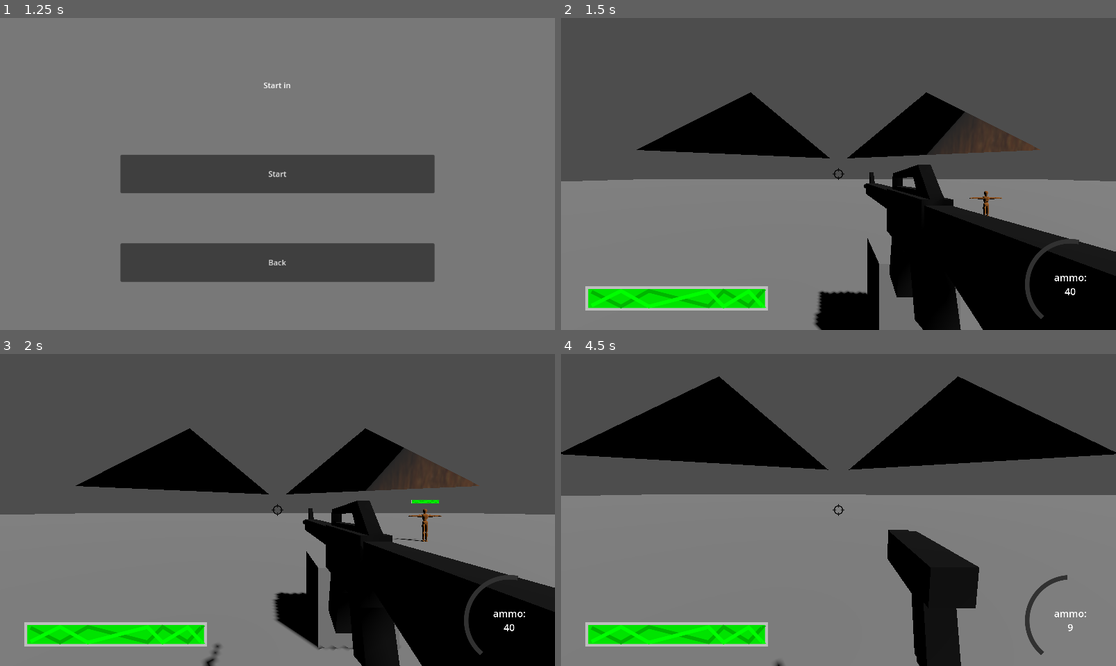
Above: before the commit, frames 1-4 (two rows, left to right).
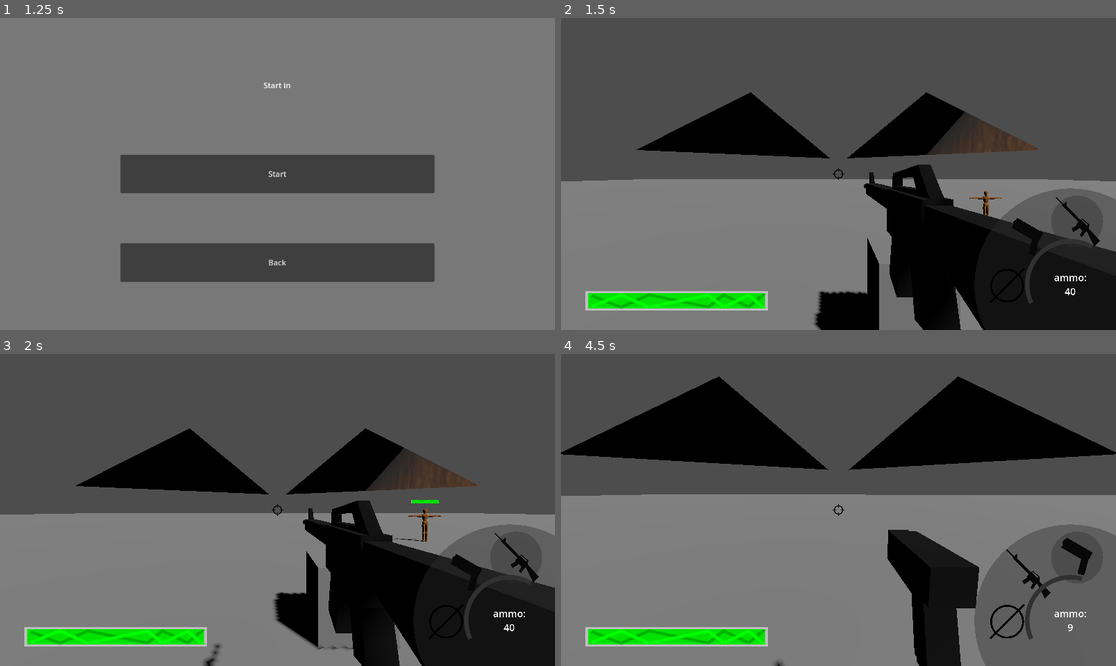
Above: after the commit, the same moments.

Repository: KellyBringino/FirstPersonShooterTest
Game: Godot game, scene res://UI/MainMenu.tscn
Two runs of this game, one before a commit and one after it. Both use one fixed random seed, a clock stepped at 60 frames per second and the inputs below.
Inputs (mouse positions are in pixels of both pictures, inside the frame that each line leads up to):
- Up to frame 1 (1.25 s): click "Start" at 0.5 s
- Up to frame 2 (1.5 s): click "Start" at 1.25 s
- Up to frame 3 (2 s): no input
- Up to frame 4 (4.5 s): tap Enter at 2 s; move the mouse to (866, 510) at 2.02 s; press the mouse at (866, 510) at 2.03 s; hold W (forward) from 2.03 s (still down); tap Space (jump) at 2.27, 3.02, 3.5 s; move the mouse to (810, 510) at 2.77 s; release the mouse at (810, 510) at 2.78 s; tap Shift (sprint) at 2.85 s; move the mouse to (849, 503) at 3.52 s; hold F (weapon_swap) 3.53-4.28 s; move the mouse to (832, 516) at 4.27 s; click (832, 516) at 4.35 s

Frame 1 is identical in both runs. In frame 2, 4.2% of the frame differs, in the area x 4-100%, y 54-97%; in frame 3, 4.2%; in frame 4, 11%, in the area x 4-100%, y 54-100%.

Commit message:
added gun visual to HUD

Diff:
--- a/Global/Game.gd
+++ b/Global/Game.gd
@@ -49,6 +49,10 @@
 		$"../World/Player/CameraController/GunController/Weapon2".add_child(pistol)
 
 	player.setGuns(weapons)
+	$"../World/GUI".setWeapons(weapons)
+
+func equip(hea,pri):
+	$"../World/GUI".equip(hea,pri)
 
 func pauseCheck():
 	return paused
--- a/Player/Player.gd
+++ b/Player/Player.gd
@@ -128,6 +128,7 @@
 		$CameraController/GunController/Weapon2.hide()
 		$CameraController/GunController/Weapon3.hide()
 		$CameraController/GunController/Weapon1.show()
+		Game.equip(holdingHeavy,holdingPrimary)
 func equipSecondary():
 	if secondary != null:
 		holdingPrimary = false
@@ -136,6 +137,7 @@
 		$CameraController/GunController/Weapon1.hide()
 		$CameraController/GunController/Weapon3.hide()
 		$CameraController/GunController/Weapon2.show()
+		Game.equip(holdingHeavy,holdingPrimary)
 func equipHeavy():
 	if heavy != null:
 		holdingHeavy = true
@@ -143,6 +145,7 @@
 		$CameraController/GunController/Weapon1.hide()
 		$CameraController/GunController/Weapon2.hide()
 		$CameraController/GunController/Weapon3.show()
+		Game.equip(holdingHeavy,holdingPrimary)
 
 func setSens(x,y):
 	horizontalsens = x
--- /dev/null
+++ b/Sprites/null.svg
@@ -0,0 +1,72 @@
+<?xml version="1.0" encoding="UTF-8" standalone="no"?>
+<!-- Created with Inkscape (http://www.inkscape.org/) -->
+
+<svg
+   xmlns:dc="http://purl.org/dc/elements/1.1/"
+   xmlns:cc="http://creativecommons.org/ns#"
+   xmlns:rdf="http://www.w3.org/1999/02/22-rdf-syntax-ns#"
+   xmlns:svg="http://www.w3.org/2000/svg"
+   xmlns="http://www.w3.org/2000/svg"
+   xmlns:sodipodi="http://sodipodi.sourceforge.net/DTD/sodipodi-0.dtd"
+   xmlns:inkscape="http://www.inkscape.org/namespaces/inkscape"
+   width="1079.9999mm"
+   height="1079.9999mm"
+   viewBox="0 0 1079.9999 1079.9999"
+   version="1.1"
+   id="svg8"
+   inkscape:version="0.92.3 (2405546, 2018-03-11)"
+   sodipodi:docname="null.svg">
+  <defs
+     id="defs2" />
+  <sodipodi:namedview
+     id="base"
+     pagecolor="#ffffff"
+     bordercolor="#666666"
+     borderopacity="1.0"
+     inkscape:pageopacity="0.0"
+     inkscape:pageshadow="2"
+     inkscape:zoom="0.0875"
+     inkscape:cx="1027.3593"
+     inkscape:cy="2081.0755"
+     inkscape:document-units="mm"
+     inkscape:current-layer="layer2"
+     showgrid="false"
+     inkscape:window-width="1366"
+     inkscape:window-height="715"
+     inkscape:window-x="-8"
+     inkscape:window-y="-8"
+     inkscape:window-maximized="1" />
+  <metadata
+     id="metadata5">
+    <rdf:RDF>
+      <cc:Work
+         rdf:about="">
+        <dc:format>image/svg+xml</dc:format>
+        <dc:type
+           rdf:resource="http://purl.org/dc/dcmitype/StillImage" />
+        <dc:title></dc:title>
+      </cc:Work>
+    </rdf:RDF>
+  </metadata>
+  <g
+     inkscape:groupmode="layer"
+     id="layer2"
+     inkscape:label="Layer 2" />
+  <g
+     inkscape:label="Layer 1"
+     inkscape:groupmode="layer"
+     id="layer1"
+     transform="translate(0,782.99991)">
+    <circle
+       style="opacity:1;fill:none;fill-opacity:1;stroke:#000000;stroke-width:40;stroke-linejoin:miter;stroke-miterlimit:4;stroke-dasharray:none;stroke-opacity:1"
+       id="path829"
+       cx="540"
+       cy="-243.00003"
+       r="330" />
+    <path
+       style="fill:none;stroke:#000000;stroke-width:40;stroke-linecap:butt;stroke-linejoin:miter;stroke-miterlimit:4;stroke-dasharray:none;stroke-opacity:1"
+       d="M 186.44659,110.55337 893.55337,-596.55341 Z"
+       id="path831"
+       inkscape:connector-curvature="0" />
+  </g>
+</svg>
--- a/UI/GUI.tscn
+++ b/UI/GUI.tscn
@@ -1,7 +1,8 @@
-[gd_scene load_steps=6 format=3 uid="uid://b5gjr4qrdvma7"]
+[gd_scene load_steps=7 format=3 uid="uid://b5gjr4qrdvma7"]
 
 [ext_resource type="Script" path="res://UI/UI.gd" id="1_81un3"]
 [ext_resource type="Texture2D" uid="uid://drchcncoxm6r2" path="res://Sprites/crosshair.svg" id="2_ekvqs"]
+[ext_resource type="PackedScene" uid="uid://bsjyb8wyeokxq" path="res://temp/selection_wheel.tscn" id="3_7ldfk"]
 [ext_resource type="Texture2D" uid="uid://b1owhjin572wr" path="res://Sprites/bar back.svg" id="3_mt0so"]
 [ext_resource type="Texture2D" uid="uid://crmjikty86roj" path="res://Sprites/circle bar.svg" id="3_wyimq"]
 [ext_resource type="Texture2D" uid="uid://cjrf3h3xoxrj0" path="res://Sprites/health.svg" id="4_0u4fy"]
@@ -48,6 +49,13 @@
 grow_vertical = 0
 mouse_filter = 2
 
+[node name="selection_wheel" parent="CanvasLayer/InGameGUI/AmmoContainer" instance=ExtResource("3_7ldfk")]
+layout_mode = 1
+offset_left = -74.0
+offset_top = -74.0
+offset_right = -34.0
+offset_bottom = -34.0
+
 [node name="AmmoController" type="Node2D" parent="CanvasLayer/InGameGUI/AmmoContainer"]
 position = Vector2(40, 40)
 scale = Vector2(0.5, 0.5)
@@ -66,10 +74,10 @@
 fill_mode = 4
 texture_under = ExtResource("3_wyimq")
 texture_progress = ExtResource("3_wyimq")
-tint_under = Color(0, 0, 0, 0)
+tint_under = Color(1, 1, 1, 0)
 tint_progress = Color(0.380392, 0.380392, 0.380392, 1)
-radial_initial_angle = 220.0
-radial_fill_degrees = 151.1
+radial_initial_angle = 245.0
+radial_fill_degrees = 145.0
 
 [node name="AmmoCounter" type="Label" parent="CanvasLayer/InGameGUI/AmmoContainer/AmmoController"]
 anchors_preset = 3
@@ -100,7 +108,7 @@
 mouse_filter = 2
 
 [node name="HealthBarController" type="Node2D" parent="CanvasLayer/InGameGUI/HealthBarContainer"]
-scale = Vector2(0.5, 0.5)
+scale = Vector2(0.5, 0.4)
 
 [node name="HealthBar" type="TextureProgressBar" parent="CanvasLayer/InGameGUI/HealthBarContainer/HealthBarController"]
 anchors_preset = 2
--- a/UI/UI.gd
+++ b/UI/UI.gd
@@ -3,6 +3,10 @@
 @onready var healthbar = $CanvasLayer/InGameGUI/HealthBarContainer/HealthBarController/HealthBar
 @onready var ammobar = $CanvasLayer/InGameGUI/AmmoContainer/AmmoController/AmmoBar
 @onready var ammocounter = $CanvasLayer/InGameGUI/AmmoContainer/AmmoController/AmmoCounter
+
+var weapons
+var holdingPri : bool = true
+var holdingHea : bool = false
 
 # Called when the node enters the scene tree for the first time.
 func _ready():
@@ -21,6 +25,22 @@
 func unpause():
 	$CanvasLayer/PauseMenu.hide()
 
+func setWeapons(w):
+	weapons = w
+	var pri = 0
+	var sec = 0
+	var hea = 0
+	if weapons[0] == Game.GunType.RIFLE:
+		pri = 1
+	if weapons[1] == Game.GunType.PISTOL:
+		sec = 1
+	$CanvasLayer/InGameGUI/AmmoContainer/selection_wheel.setWeapons(pri,sec,hea)
+
+func equip(hea,pri):
+	holdingHea = hea
+	holdingPri = pri
+	$CanvasLayer/InGameGUI/AmmoContainer/selection_wheel.equip(hea,pri)
+
 func _on_resume_button_pressed():
 	Game.resume()
 
--- /dev/null
+++ b/temp/selection_wheel.tscn
@@ -0,0 +1,128 @@
+[gd_scene load_steps=13 format=3 uid="uid://bsjyb8wyeokxq"]
+
+[ext_resource type="Texture2D" uid="uid://bt4116u3kliy3" path="res://Sprites/null.svg" id="1_hf77t"]
+[ext_resource type="Texture2D" uid="uid://c3p0w407rsla6" path="res://Sprites/rifle_icon.png" id="1_p67ue"]
+[ext_resource type="Texture2D" uid="uid://bl2230jvnhsyv" path="res://Sprites/pistol_icon.png" id="2_nmv5i"]
+
+[sub_resource type="GDScript" id="GDScript_sip4t"]
+script/source = "@tool
+extends Control
+
+const SPRITE_SIZE = Vector2(1080,1080)
+
+@export var bkr_color:Color
+@export var outer_radius:int=256
+@export var inner_radius:int=64
+@export var start_angle:float=60.0
+@export var end_angle:float=145.0
+@export var picture_scale:float=10.0
+
+@export var priText : Array[AtlasTexture]
+@export var secText : Array[AtlasTexture]
+@export var heaText : Array[AtlasTexture]
+@export var currentText : Array[AtlasTexture]
+
+var currentWeapons:Array[int] = [1,1,0]
+
+func _draw():
+	var offset = SPRITE_SIZE/(-2.0 * picture_scale)
+	draw_circle(Vector2.ZERO,outer_radius,bkr_color)
+
+	for i in range(1,4):
+		var start_rads = (((TAU * (end_angle/360.0)) * (i-1)) / 3) + (TAU * (start_angle/360.0))
+		var end_rads = (((TAU * (end_angle/360.0)) * i) / 3) + (TAU * (start_angle/360.0))
+		var mid_rad = (start_rads + end_rads)/2.0 * -1
+		var radius_mid = (inner_radius + outer_radius) / 2
+
+		var draw_pos = radius_mid * Vector2.from_angle(mid_rad) + offset
+		if i == 1:
+			draw_circle(draw_pos - offset,SPRITE_SIZE.x/(2*picture_scale),bkr_color)
+		draw_texture_rect_region(
+			currentText[i-1].atlas,
+			Rect2(draw_pos, SPRITE_SIZE/picture_scale),
+			currentText[i-1].region
+		)
+func _process(delta):
+	queue_redraw()
+
+func setWeapons(pri,sec,hea):
+	currentText[0] = priText[pri]
+	currentText[1] = secText[sec]
+	currentText[2] = heaText[hea]
+	currentWeapons = [pri,sec,hea]
+
+func equip(hea,pri):
+	if hea:
+		if pri:
+			equipHelp([2,0,1])
+		else:
+			equipHelp([2,1,0])
+	else:
+		if pri:
+			equipHelp([0,1,2])
+		else:
+			equipHelp([1,0,2])
+
+func equipHelp(help):
+	for i in range(0,3):
+		match help[i]:
+			0:
+				currentText[i] = priText[currentWeapons[0]]
+			1:
+				currentText[i] = secText[currentWeapons[1]]
+			2:
+				currentText[i] = heaText[currentWeapons[2]]
+"
+
+[sub_resource type="AtlasTexture" id="AtlasTexture_j83ai"]
+atlas = ExtResource("1_hf77t")
+region = Rect2(0, 0, 4080, 4080)
+
+[sub_resource type="AtlasTexture" id="AtlasTexture_l473q"]
+atlas = ExtResource("1_p67ue")
+region = Rect2(0, 0, 1080, 1080)
+
+[sub_resource type="AtlasTexture" id="AtlasTexture_4230t"]
+atlas = ExtResource("1_hf77t")
+region = Rect2(0, 0, 4080, 4080)
+
+[sub_resource type="AtlasTexture" id="AtlasTexture_p3uby"]
+atlas = ExtResource("2_nmv5i")
+region = Rect2(0, 0, 1080, 1080)
+
+[sub_resource type="AtlasTexture" id="AtlasTexture_8hvy6"]
+atlas = ExtResource("1_hf77t")
+region = Rect2(0, 0, 4080, 4080)
+
+[sub_resource type="AtlasTexture" id="AtlasTexture_nf731"]
+atlas = ExtResource("1_p67ue")
+region = Rect2(0, 0, 1080, 1080)
+
+[sub_resource type="AtlasTexture" id="AtlasTexture_f1n3k"]
+atlas = ExtResource("2_nmv5i")
+region = Rect2(0, 0, 1080, 1080)
+
+[sub_resource type="AtlasTexture" id="AtlasTexture_uardj"]
+atlas = ExtResource("1_hf77t")
+region = Rect2(0, 0, 4080, 4080)
+
+[node name="selection_wheel" type="Control"]
+layout_mode = 3
+anchors_preset = 8
+anchor_left = 0.5
+anchor_top = 0.5
+anchor_right = 0.5
+anchor_bottom = 0.5
+offset_left = -20.0
+offset_top = -20.0
+offset_right = 20.0
+offset_bottom = 20.0
+grow_horizontal = 2
+grow_vertical = 2
+script = SubResource("GDScript_sip4t")
+bkr_color = Color(0.180392, 0.180392, 0.180392, 0.392157)
+outer_radius = 200
+priText = Array[AtlasTexture]([SubResource("AtlasTexture_j83ai"), SubResource("AtlasTexture_l473q")])
+secText = Array[AtlasTexture]([SubResource("AtlasTexture_4230t"), SubResource("AtlasTexture_p3uby")])
+heaText = Array[AtlasTexture]([SubResource("AtlasTexture_8hvy6")])
+currentText = Array[AtlasTexture]([SubResource("AtlasTexture_nf731"), SubResource("AtlasTexture_f1n3k"), SubResource("AtlasTexture_uardj")])
Not shown, added: Sprites/null.svg.import
Binary file added: Sprites/pistol_icon.png
Not shown, added: Sprites/pistol_icon.png.import
Binary file added: Sprites/rifle_icon.png
Not shown, added: Sprites/rifle_icon.png.import
